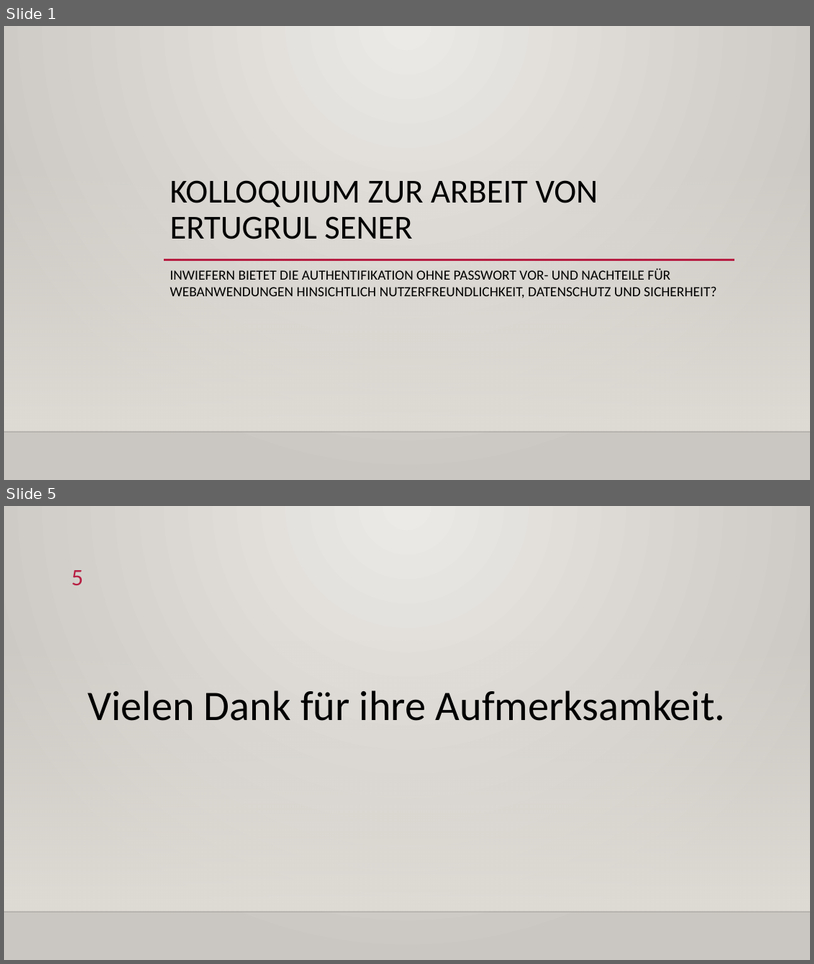
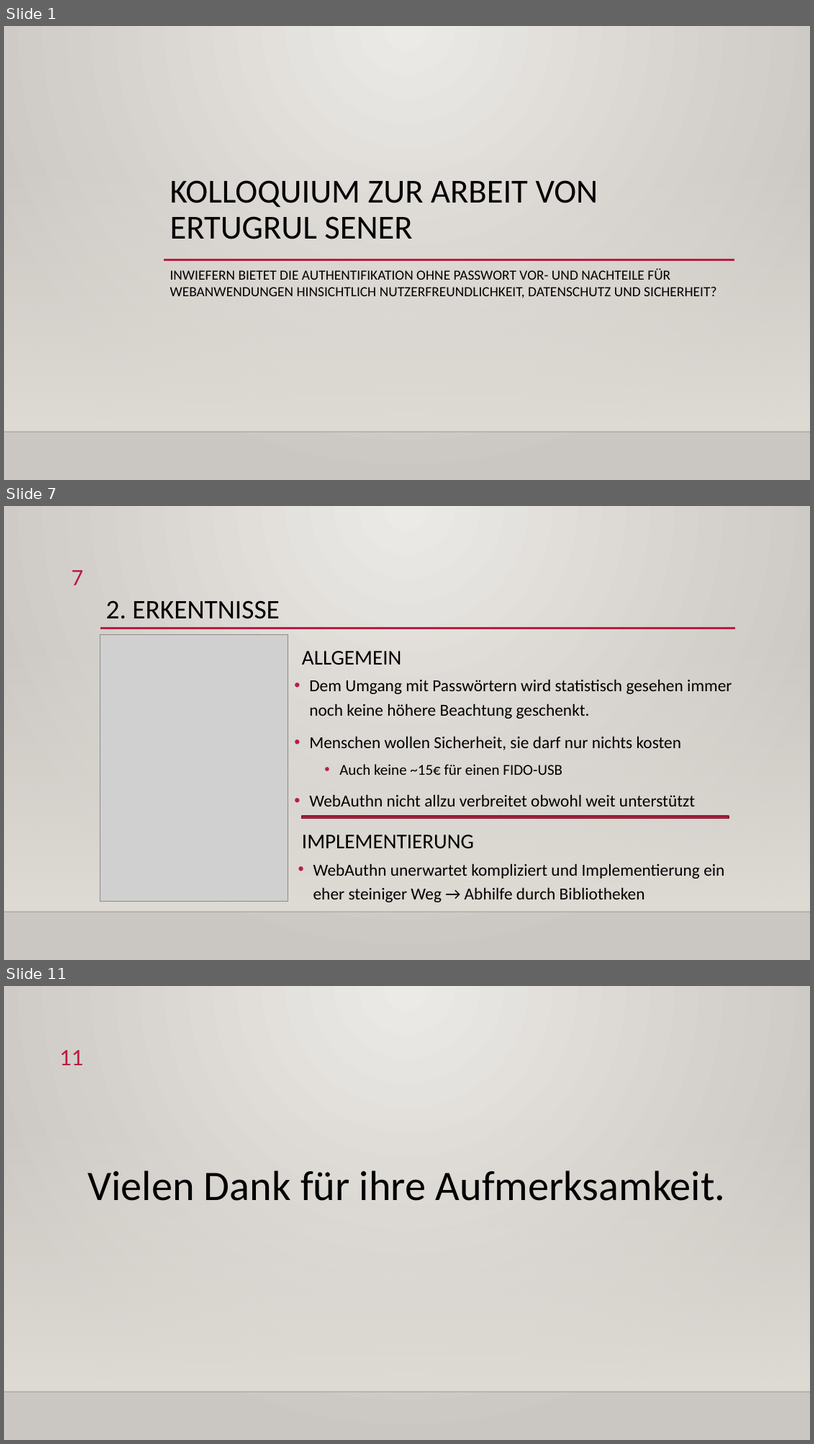
Before and after one commit to ErtugrulSener/Bachelorthesis, a slide deck: Colloquium/Kolloquium.pptx. Shown one above the other, each under a label of ours: slides 1 and 5 before the commit, slides 1, 7 and 11 after it; the slides between them are not shown. The pictures are 814x964 and 814x1444 pixels, drawn with LibreOffice and Linux fonts; fonts in the diff are those of the drawing; grey boxes stand for pictures; background and template pictures are left out. Boxes give left, top, right and bottom in pixels: in the first picture for what was removed or moved away, otherwise in the second. Text is boxed around its words. In the diff, an @@ line names an element or a change of style, - is before the commit and + after.

```diff
--- a/Colloquium/Kolloquium.pptx
+++ b/Colloquium/Kolloquium.pptx
@@ slide 7 added at (x1=4, y1=506, x2=810, y2=960), background gradient #ECEAE7 to #CAC7C1; not listed: 2 template elements that a slide beside it also shows @@
@@ page number added at (x1=72, y1=570, x2=84, y2=585), 28 pt, text #B71E42 @@
+7
@@ title added at (x1=106, y1=600, x2=279, y2=619), 32 pt, text #000000 @@
+2. ERKENTNISSE
@@ line added from (100, 628) to (736, 628), #B71E42 2.5 pt @@
@@ picture added at (x1=100, y1=634, x2=288, y2=901) @@
@@ text added at (x1=302, y1=651, x2=402, y2=664), 25 pt, text #000000 @@
+ALLGEMEIN
@@ text added at (x1=309, y1=679, x2=732, y2=806), 20 pt, text #000000 @@
+• Dem Umgang mit Passwörtern wird statistisch gesehen immer noch keine höhere Beachtung geschenkt.
+• Menschen wollen Sicherheit, sie darf nur nichts kosten
+  • Auch keine ~15€ für einen FIDO-USB
+• WebAuthn nicht allzu verbreitet obwohl weit unterstützt
@@ math minus added at (x1=226, y1=812, x2=806, y2=822), fill #B71E42, outline #871631 1.25 pt @@
@@ text added at (x1=302, y1=834, x2=474, y2=849), 25 pt, text #000000 @@
+IMPLEMENTIERUNG
@@ text added at (x1=314, y1=863, x2=725, y2=902), 20 pt, text #000000 @@
+• WebAuthn unerwartet kompliziert und Implementierung ein eher steiniger Weg → Abhilfe durch Bibliotheken
@@ what was slide 5 is now slide 11 @@
@@ page number at (x1=59, y1=1050, x2=83, y2=1065): text changed @@
-5
+11
```
Also in this commit, not shown: 3 slides changed, 5 other slides added.
